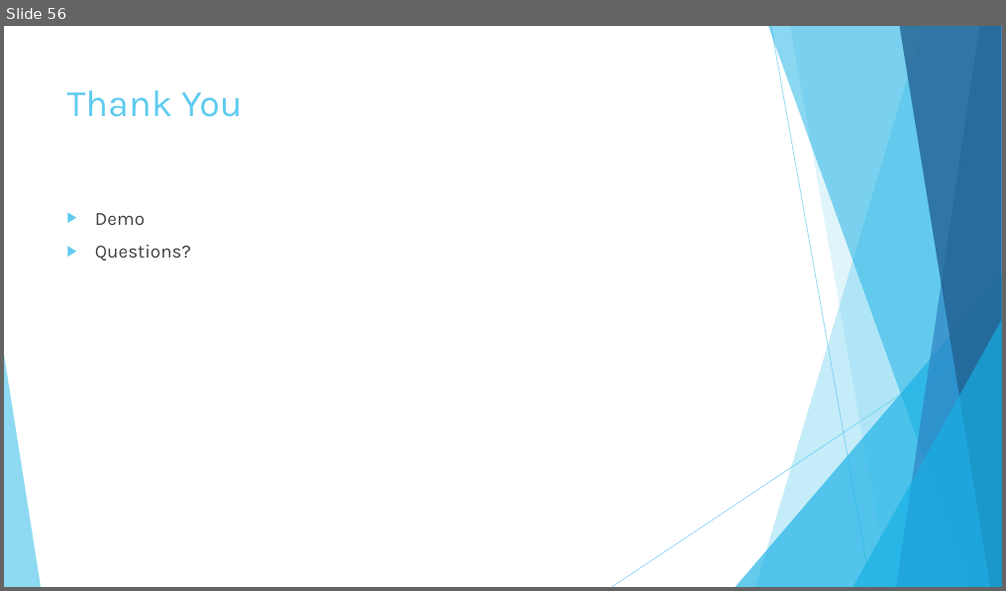
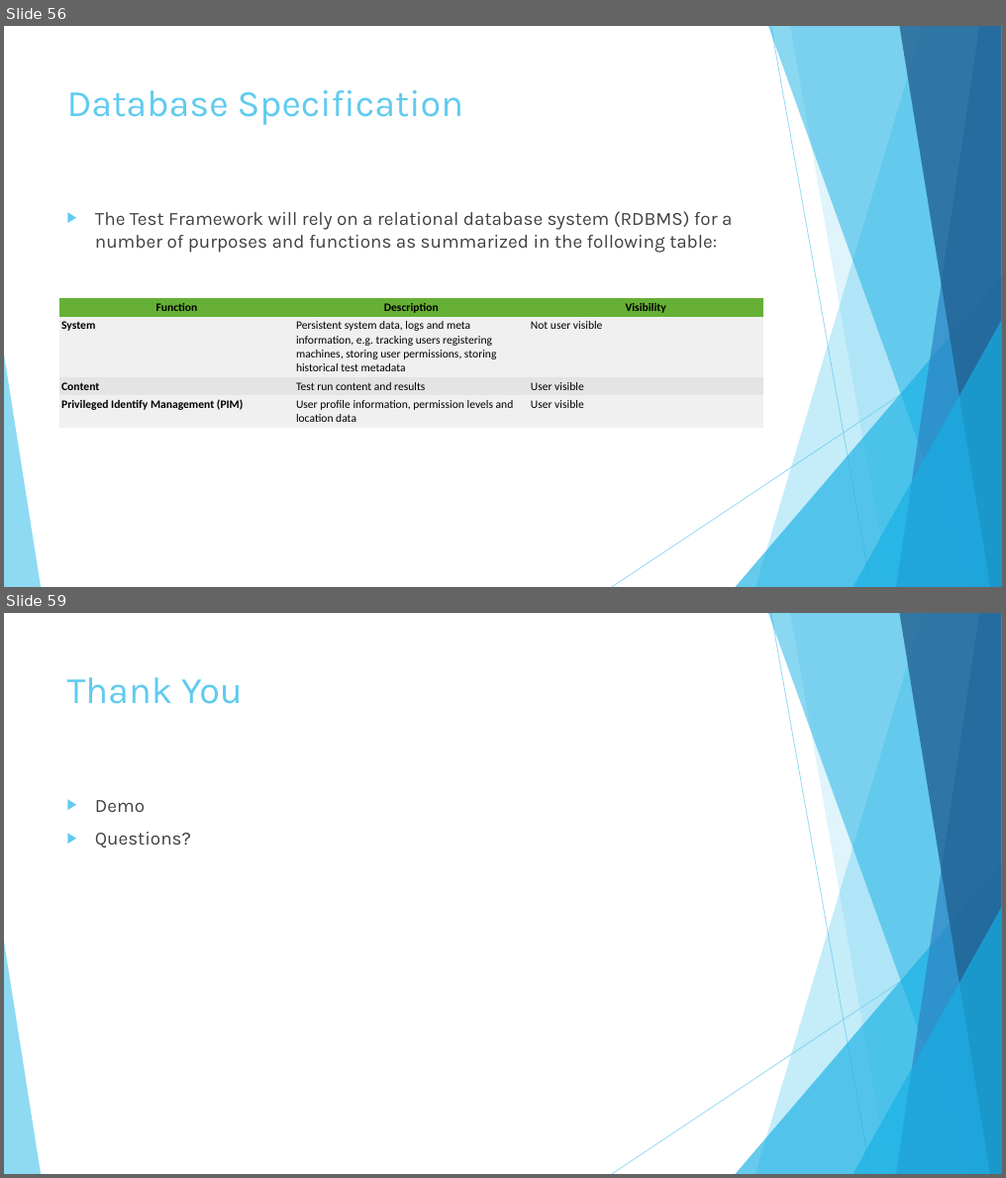
Before and after one commit to KodeFu/cse682, a slide deck: Test Framework Final Presentation.pptx. Shown one above the other, each under a label of ours: slide 56 before the commit, slides 56 and 59 after it; the slides between them are not shown. The pictures are 1006x591 and 1006x1178 pixels, drawn with LibreOffice and Linux fonts; fonts in the diff are those of the drawing. Boxes give left, top, right and bottom in pixels: in the first picture for what was removed or moved away, otherwise in the second. Text is boxed around its words. In the diff, an @@ line names an element or a change of style, - is before the commit and + after.

```diff
--- a/Test Framework Final Presentation.pptx
+++ b/Test Framework Final Presentation.pptx
@@ slide 56 added at <box>4,26,1002,587</box>, background #FFFFFF; not listed: 10 template elements that a slide beside it also shows @@
@@ title added at <box>67,90,463,125</box>, 36 pt, text #5FCBEF @@
+Database Specification
@@ text added at <box>95,211,732,253</box>, 18 pt, text #404040 @@
+▶ The Test Framework will rely on a relational database system (RDBMS) for a number of purposes and functions as summarized in the following table:
@@ table added at <box>59,298,762,426</box>, 4 rows, 3 columns @@
+Function | Description | Visibility
+System | Persistent system data, logs and meta information, e.g. tracking users registering machines, storing user permissions, storing historical test metadata | Not user visible
+Content | Test run content and results | User visible
+Privileged Identify Management (PIM) | User profile information, permission levels and location data | User visible
@@ what was slide 56 is now slide 59 @@
```
Also in this commit, not shown: 10 slides changed, 2 other slides added, 1 other file.
